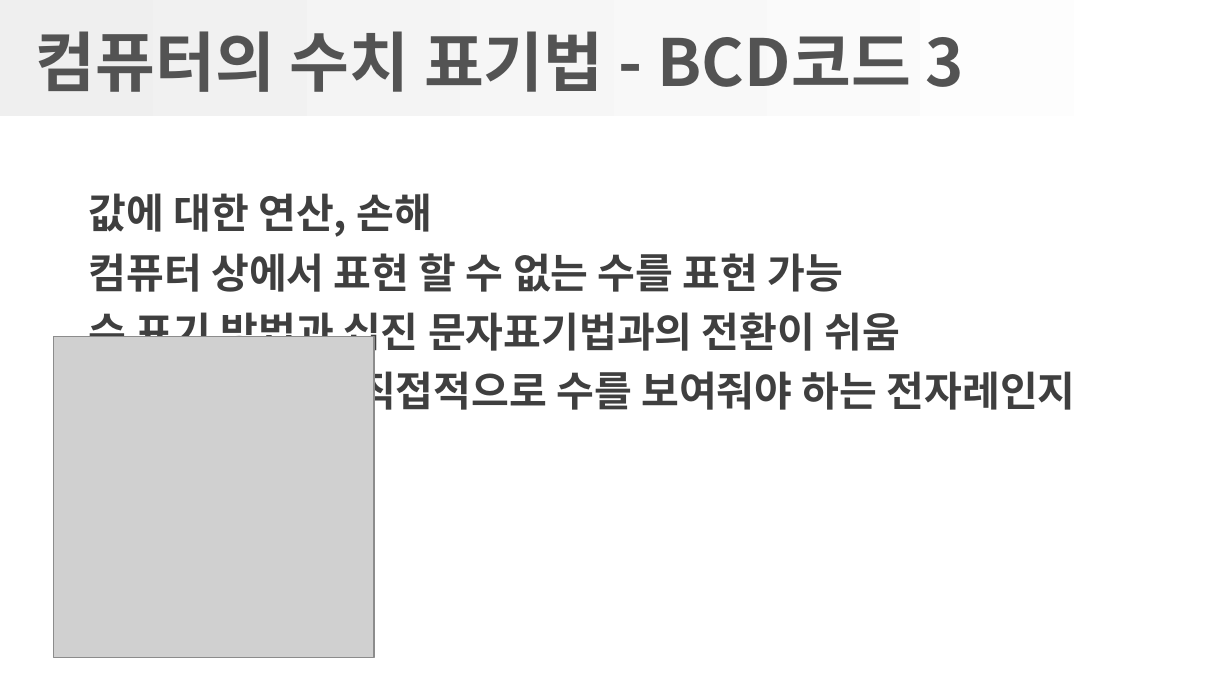
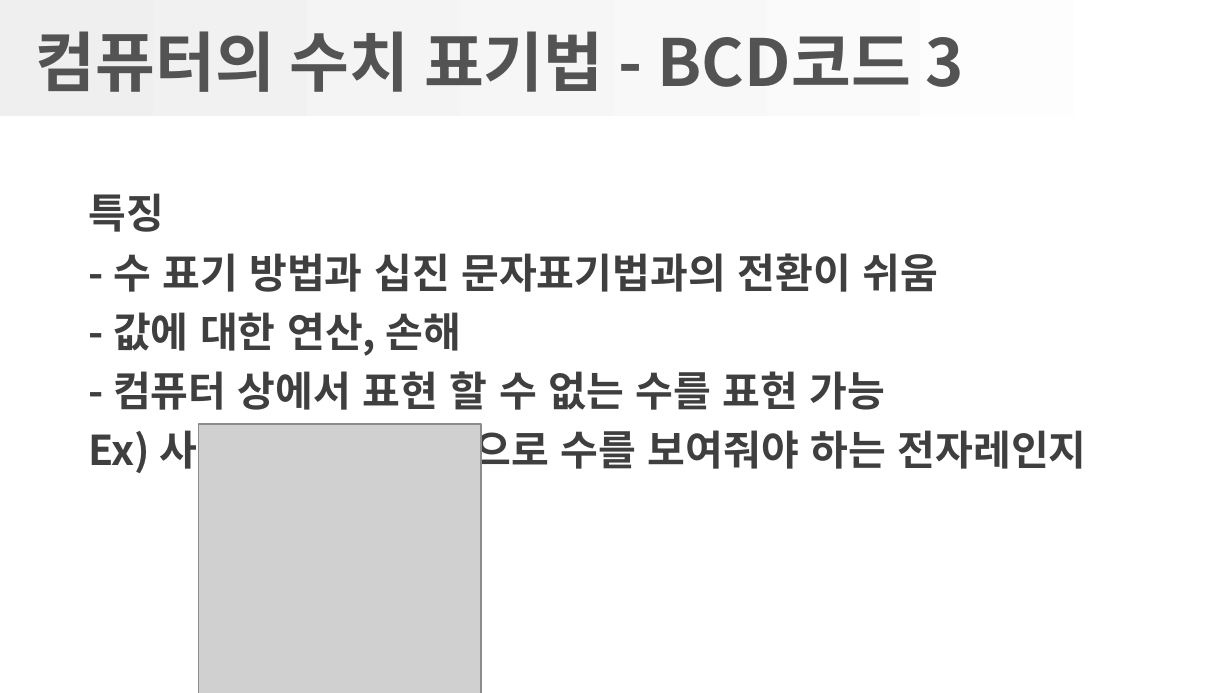
Before and after one commit to gatherKnowledge/Presentation, a slide deck: slide 33 of GreatCode/1-2장_수치표기법.pptx (slide 34 before the commit). Drawn at 1232x693 pixels with LibreOffice and Linux fonts; fonts in the diff are those of the drawing; grey boxes stand for pictures; background and template pictures are left out. Boxes give left, top, right and bottom in pixels: in the first picture for what was removed or moved away, otherwise in the second. Text is boxed around its words. In the diff, an @@ line names an element or a change of style, - is before the commit and + after.

```diff
--- a/GreatCode/1-2장_수치표기법.pptx
+++ b/GreatCode/1-2장_수치표기법.pptx
@@ text at (89, 193, 938, 410): text changed @@
-값에 대한 연산, 손해
-컴퓨터 상에서 표현 할 수 없는 수를 표현 가능
-수 표기 방법과 십진 문자표기법과의 전환이 쉬움
+특징
+- 수 표기 방법과 십진 문자표기법과의 전환이 쉬움
+- 값에 대한 연산, 손해
+- 컴퓨터 상에서 표현 할 수 없는 수를 표현 가능
@@ picture removed at (53, 336, 373, 657) @@
@@ picture added at (198, 424, 480, 693) @@
```
Also in this commit, not shown: 11 other slides changed, 1 slide added, 30 slides removed, 2 other files.
